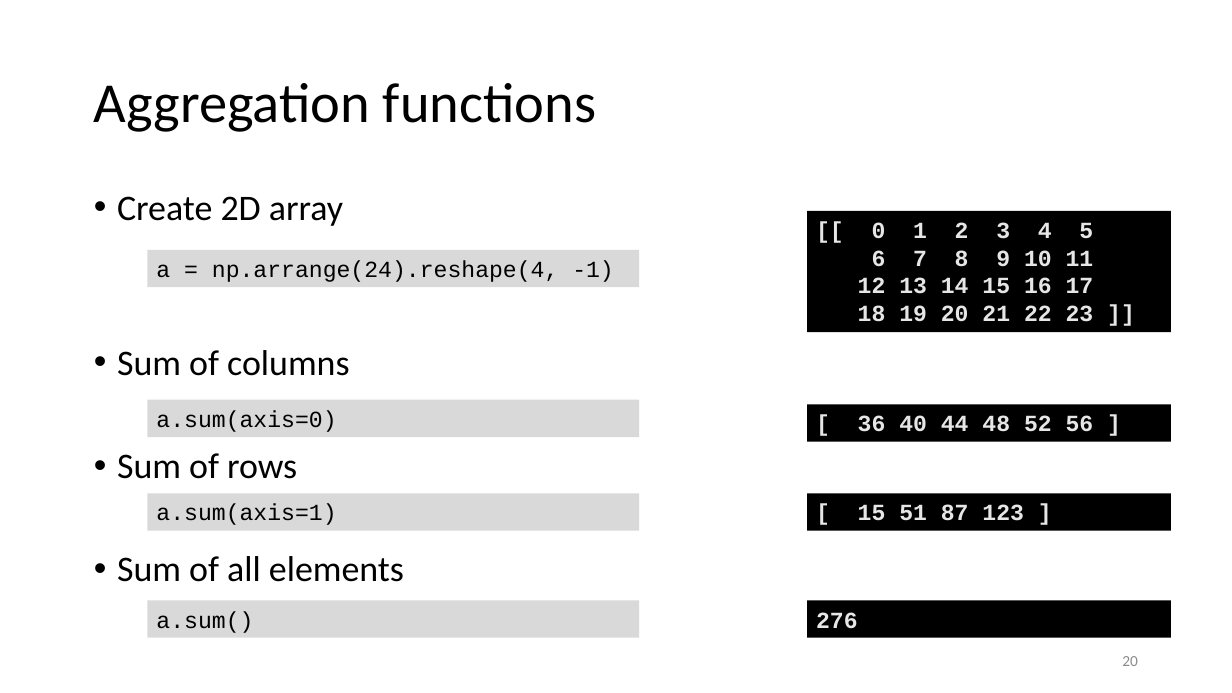
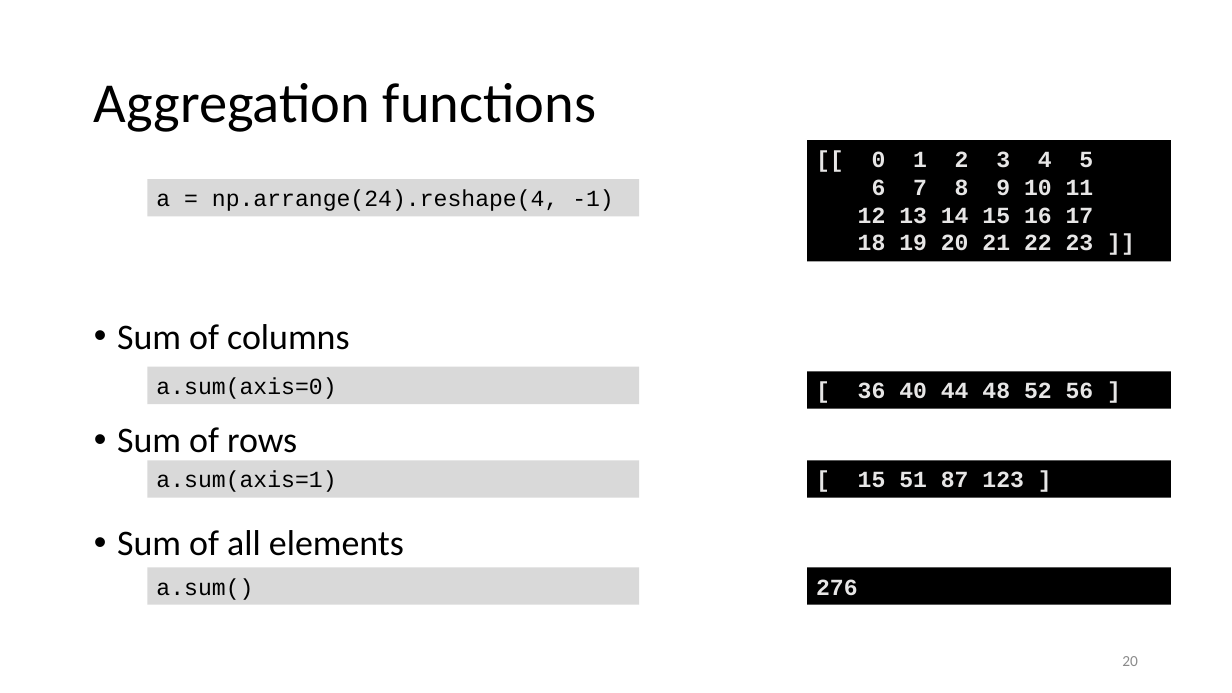
Before and after one commit to gjbex/Scientific-Python, a slide deck: slide 20 of scientific_python.pptx. Drawn at 1232x693 pixels with LibreOffice and Linux fonts; fonts in the diff are those of the drawing. Boxes give left, top, right and bottom in pixels: in the first picture for what was removed or moved away, otherwise in the second. Text is boxed around its words. In the diff, an @@ line names an element or a change of style, - is before the commit and + after.

```diff
--- a/scientific_python.pptx
+++ b/scientific_python.pptx
@@ rectangle "[[ 0 1 2 3 ...": place and size @@
-rectangle "[[ 0 1 2 3 ..." at (807, 211, 1171, 332)
+rectangle "[[ 0 1 2 3 ..." at (807, 140, 1171, 262)
@@ rectangle "a = np.arrange(24).reshape(4, -1)": place and size @@
-rectangle "a = np.arrange(24).reshape(4, -1)" at (148, 250, 640, 287)
+rectangle "a = np.arrange(24).reshape(4, -1)" at (148, 179, 640, 216)
@@ text at (117, 196, 343, 226): paragraph removed @@
-• Create 2D array
@@ text "Sum of columns": place and size @@
-text "Sum of columns" at (117, 196, 404, 582)
+text "Sum of columns" at (117, 324, 404, 556)
@@ 6 rectangles: place and size @@
-6 rectangles at (148, 400, 1171, 638)
+6 rectangles at (148, 367, 1171, 604)
```
